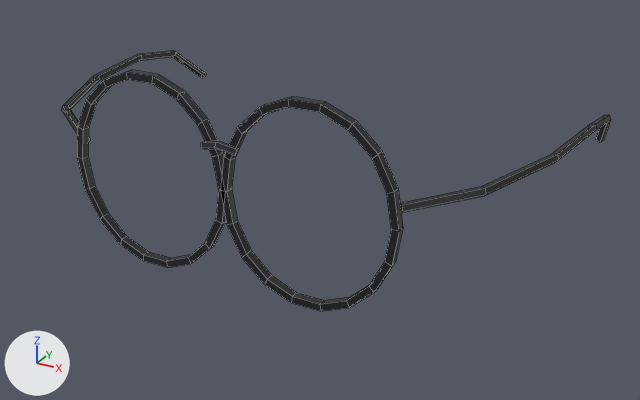
Renders of the FBX model unity/Assets/LetMeSleep/Content/Characters/Customization/Models/Human/human.glasses__redondos.fbx from each side of a commit.
Before and after are seen from a 50 mm camera at (0.338, -0.636, 1.776) aimed at (0.021, -0.058, 1.487). The lights are fixed; the arrows at lower left show +X, +Y and +Z. The picture after the commit comes second. Mesh edges are drawn as thin lines.

The scene before the commit, as lines of its bpy script (objects in view):
```python
me_humanpartglasses = bpy.data.meshes.new('HumanPartGlasses')
me_humanpartglasses.from_pydata(...)  # 219 vertices, 210 faces; spans x -0.217..0.217, y -0.17..0.1, z 1.454..1.606
me_humanpartglasses.materials.append(mat_human_glassesframe)  # black #1e1c24
ob_humanpartglasses = bpy.data.objects.new('HumanPartGlasses', me_humanpartglasses)
ob_humanpartglasses.location = (0.0, 0.0, 0.0)
```
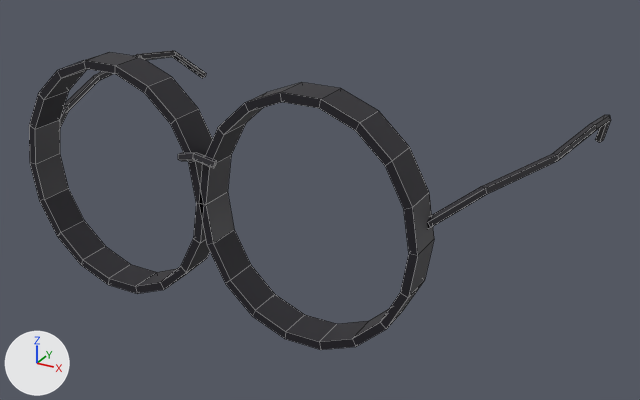
What the commit changed:
me_humanpartglasses is used by ob_humanpartglasses; location (0.0, 0.0, 0.0).
me_humanpartglasses had 219 vertices, 210 faces and spanned x -0.217..0.217, y -0.17..0.1, z 1.454..1.606.
me_humanpartglasses now has 219 vertices, 210 faces and spans x -0.217..0.217, y -0.196..0.1, z 1.442..1.618.
me_humanpartglasses part 1: the loose piece of 72 vertices spanning x -0.002..0.136, y -0.163..-0.157, z 1.454..1.606 is scaled about its middle by (1.18, 4, 1.17), then moved by (0.012, -0.016, 0.0).
me_humanpartglasses part 2: the loose piece of 72 vertices spanning x -0.136..0.002, y -0.163..-0.157, z 1.454..1.606 is scaled about its middle by (1.18, 4, 1.17), then moved by (-0.012, -0.016, 0.0).
me_humanpartglasses part 3: the loose piece of 15 vertices spanning x -0.015..0.015, y -0.17..-0.161, z 1.559..1.569 is moved by (0.0, -0.026, 0.0).
Part 4, on me_humanpartglasses:
Vertex 72 of me_humanpartglasses moves from (0.134, -0.156, 1.545) at pixel (401, 205) to (0.159, -0.171, 1.545) at pixel (427, 222).
Vertex 73 of me_humanpartglasses moves from (0.135, -0.157, 1.541) at pixel (402, 211) to (0.16, -0.171, 1.541) at pixel (430, 227).
Vertex 74 of me_humanpartglasses moves from (0.134, -0.154, 1.539) at pixel (402, 212) to (0.157, -0.169, 1.539).
Vertex 75 of me_humanpartglasses moves from (0.132, -0.151, 1.541) at pixel (401, 207) to (0.154, -0.168, 1.541).
Vertex 76 of me_humanpartglasses moves from (0.132, -0.153, 1.545) at pixel (400, 202) to (0.155, -0.17, 1.545).
Vertex 78 of me_humanpartglasses moves from (0.181, -0.13, 1.552) at pixel (486, 194) to (0.181, -0.129, 1.552) at pixel (486, 194).
Vertex 80 of me_humanpartglasses moves from (0.176, -0.126, 1.552) to (0.175, -0.127, 1.552).
Part 5, on me_humanpartglasses:
Vertex 174 of me_humanpartglasses moves from (-0.132, -0.153, 1.545) at pixel (88, 136) to (-0.155, -0.17, 1.545).
Vertex 175 of me_humanpartglasses moves from (-0.132, -0.151, 1.541) at pixel (90, 140) to (-0.154, -0.168, 1.541) at pixel (53, 142).
Vertex 176 of me_humanpartglasses moves from (-0.134, -0.154, 1.539) to (-0.157, -0.169, 1.539).
Vertex 177 of me_humanpartglasses moves from (-0.135, -0.157, 1.541) to (-0.16, -0.171, 1.541).
Vertex 178 of me_humanpartglasses moves from (-0.134, -0.156, 1.545) to (-0.159, -0.171, 1.545).
Vertex 180 of me_humanpartglasses moves from (-0.176, -0.126, 1.552) at pixel (69, 110) to (-0.175, -0.127, 1.552) at pixel (69, 110).
Vertex 182 of me_humanpartglasses moves from (-0.181, -0.13, 1.552) at pixel (61, 109) to (-0.181, -0.129, 1.552).

Boxes (x1, y1, x2, y2) around the edits, measured in the pictures (640 x 400 px; the box of a moved part takes in the faces that stretch with it):
'HumanPartGlasses', reshaped (15% taller): before (61, 50, 611, 311); after (29, 51, 611, 350)
part 1 of me_humanpartglasses, moved or reshaped: before (220, 96, 403, 311); after (199, 82, 434, 350)
part 2 of me_humanpartglasses, moved or reshaped: before (77, 70, 226, 268); after (29, 52, 213, 294)
part 3 of me_humanpartglasses, moved or reshaped: before (201, 140, 239, 156); after (178, 152, 217, 168)
part 4 of me_humanpartglasses, moved or reshaped: before (401, 155, 559, 212); after (427, 155, 559, 229)
part 5 of me_humanpartglasses, moved or reshaped: before (61, 76, 100, 141); after (60, 76, 100, 128)
